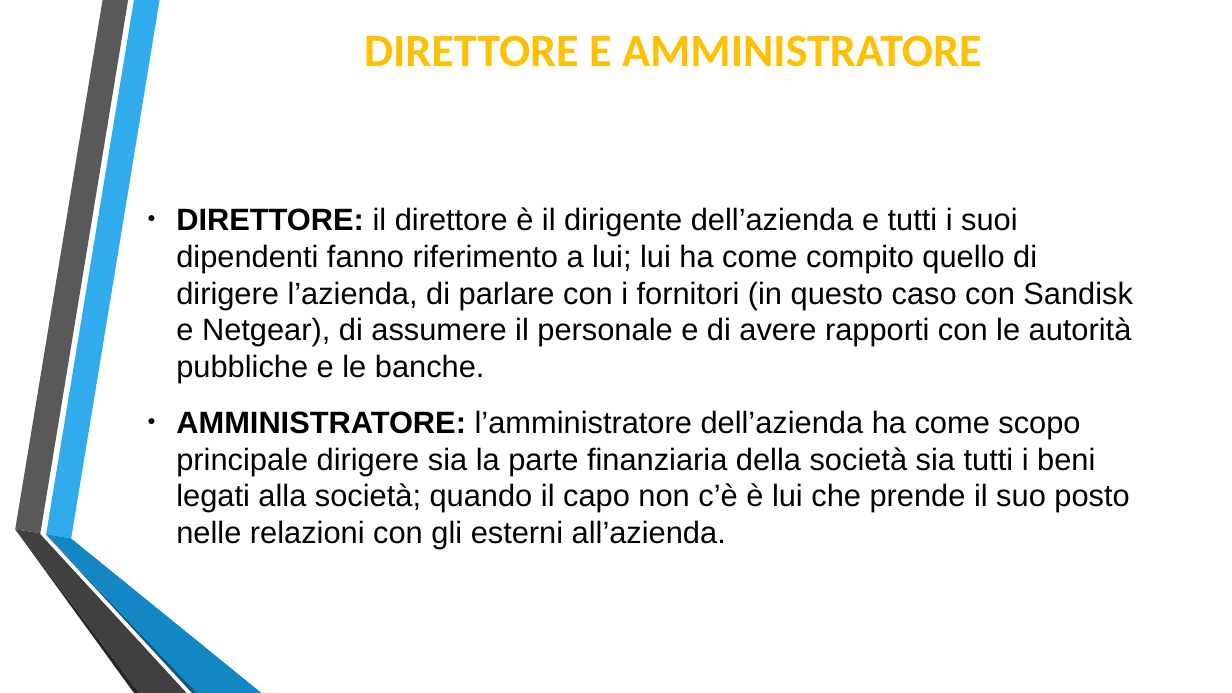
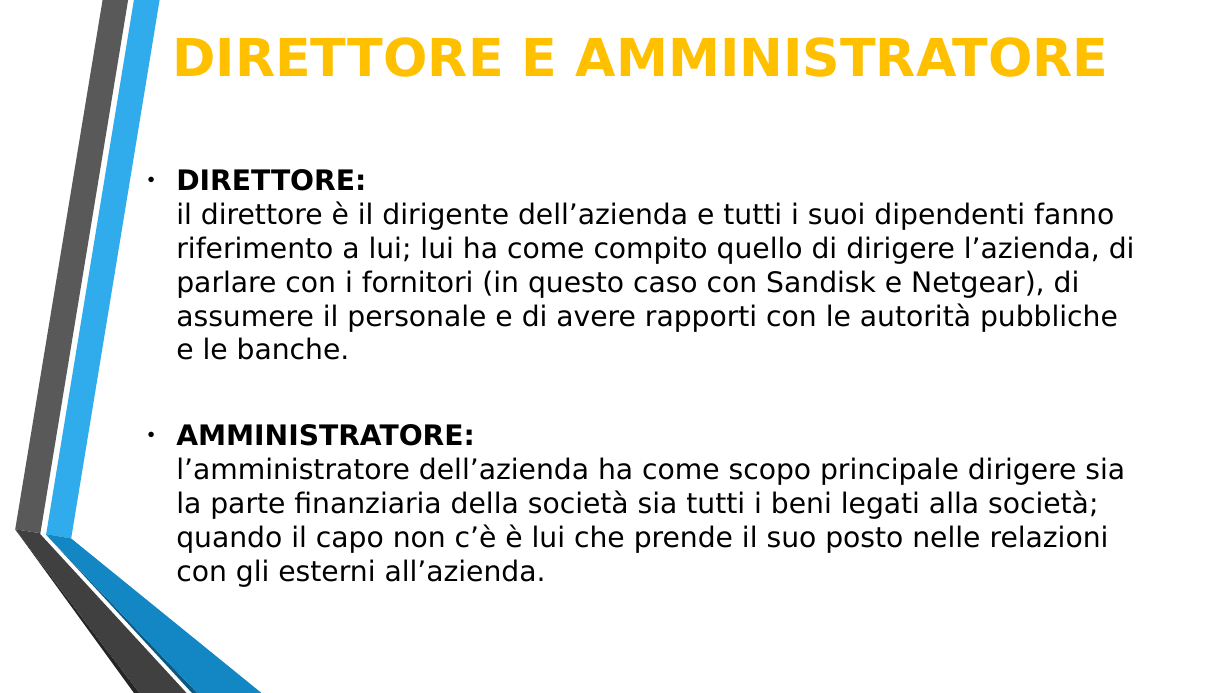
Before and after one commit to Lince99/GPOI, a slide deck: slide 7 of m0n0wall/Presentazione_M0n0wall.odp. Drawn at 1232x693 pixels with LibreOffice and Linux fonts; fonts in the diff are those of the drawing. Boxes give left, top, right and bottom in pixels: in the first picture for what was removed or moved away, otherwise in the second. Text is boxed around its words. In the diff, an @@ line names an element or a change of style, - is before the commit and + after.

Commit message:
Fix odp format

```diff
--- a/m0n0wall/Presentazione_M0n0wall.odp
+++ b/m0n0wall/Presentazione_M0n0wall.odp
@@ title "DIRETTORE E AMMINISTRATORE": place and size @@
-title "DIRETTORE E AMMINISTRATORE" at bbox=[364, 35, 982, 67]
+title "DIRETTORE E AMMINISTRATORE" at bbox=[172, 37, 1109, 77]
@@ title "DIRETTORE E AMMINISTRATORE" at bbox=[172, 37, 1109, 77]: size 36 to 40.7 pt, font Calibri to DejaVu Sans; line spacing 1 to 0.9 @@
@@ text "DIRETTORE: il direttore è il ..." at bbox=[176, 169, 1135, 587]: size 24 to 22 pt, font Arial to DejaVu Sans @@
```
Also in this commit, not shown: 6 other slides changed, 2 slides added, 2 slides removed, 1 other file.
